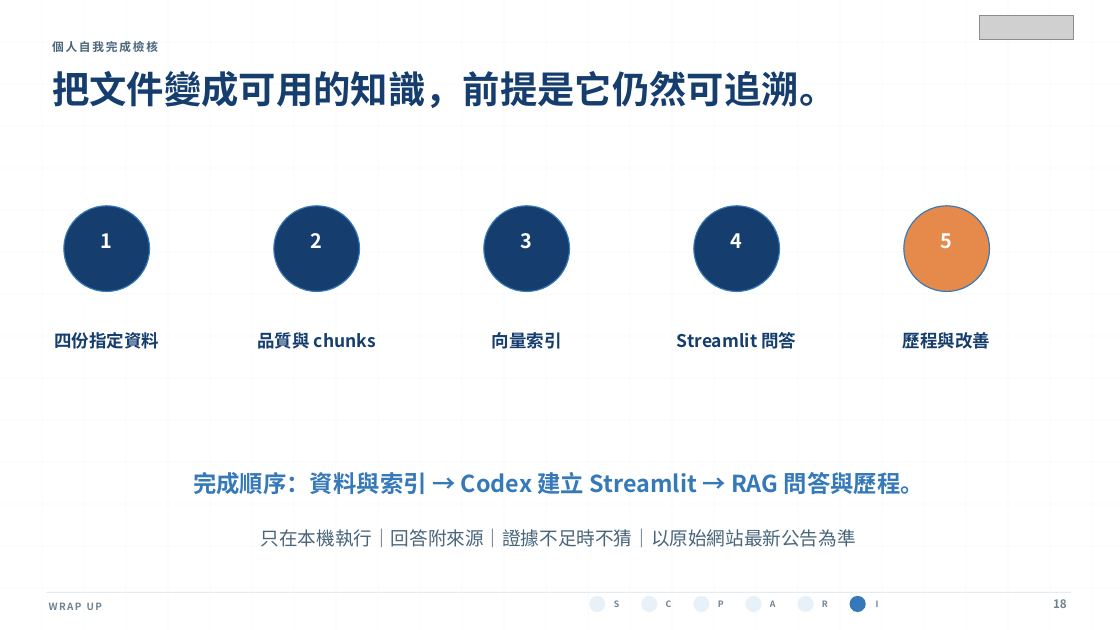
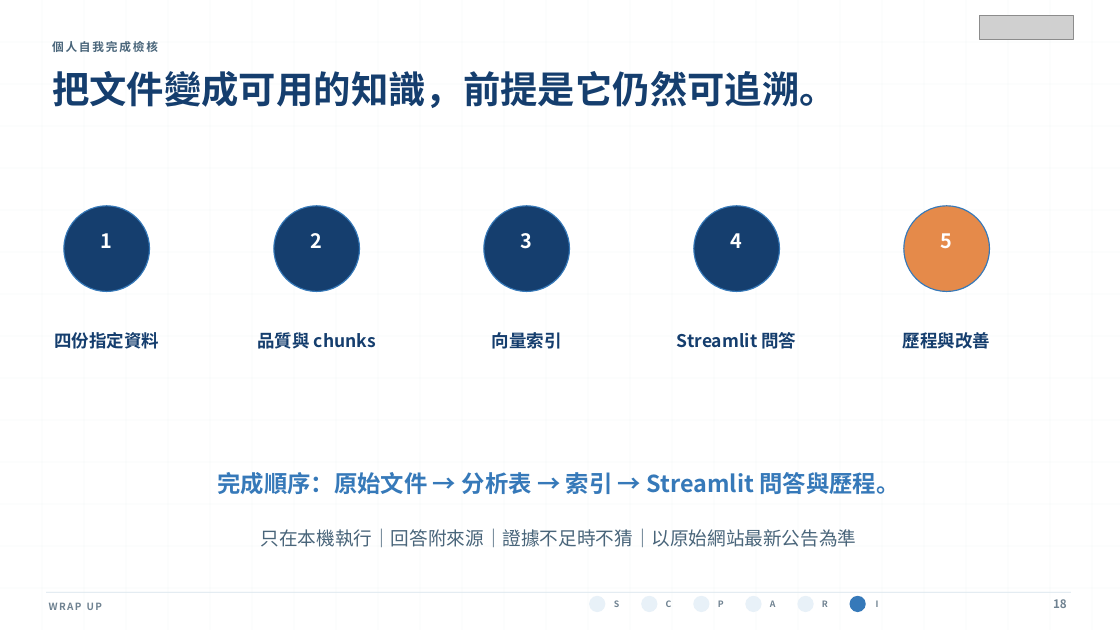
Before and after one commit to MEDA-TW/20260803-Workshop, a slide deck: slide 18 of course/day-03/instructor/slides/day-03-generative-ai-text-analysis.pptx. Drawn at 1120x630 pixels with LibreOffice and Linux fonts; fonts in the diff are those of the drawing; grey boxes stand for pictures. Boxes give left, top, right and bottom in pixels: in the first picture for what was removed or moved away, otherwise in the second. Text is boxed around its words. In the diff, an @@ line names an element or a change of style, - is before the commit and + after.

```diff
--- a/course/day-03/instructor/slides/day-03-generative-ai-text-analysis.pptx
+++ b/course/day-03/instructor/slides/day-03-generative-ai-text-analysis.pptx
@@ text at [217,472,899,494]: text changed @@
-完成順序：資料與索引 → Codex 建立 Streamlit → RAG 問答與歷程。
+完成順序：原始文件 → 分析表 → 索引 → Streamlit 問答與歷程。
```
Also in this commit, not shown: 10 other slides changed, 27 other files.
